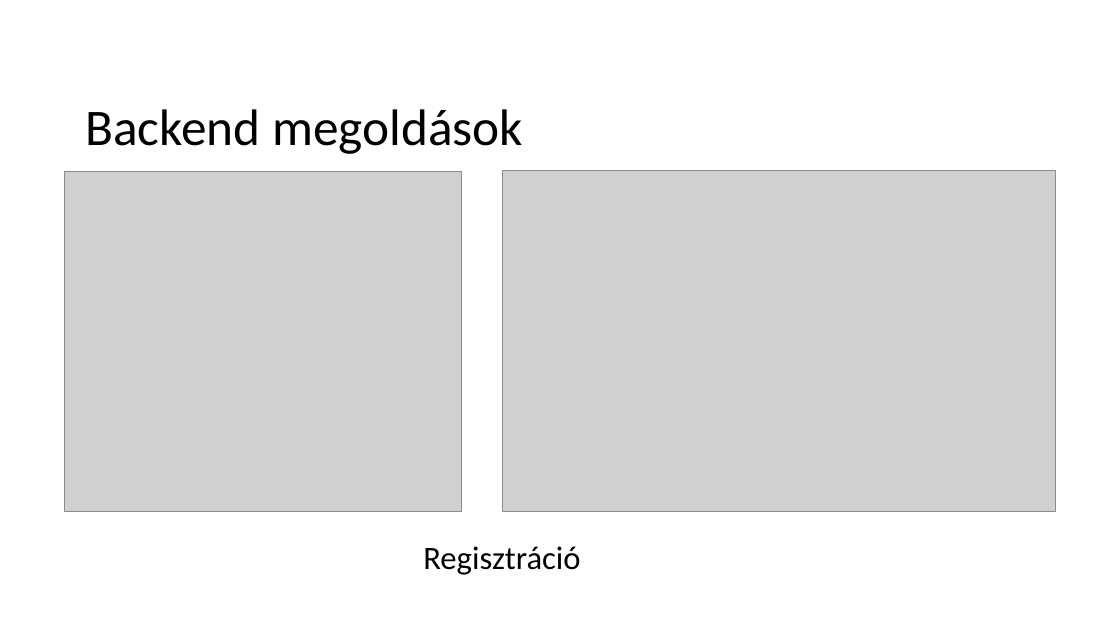
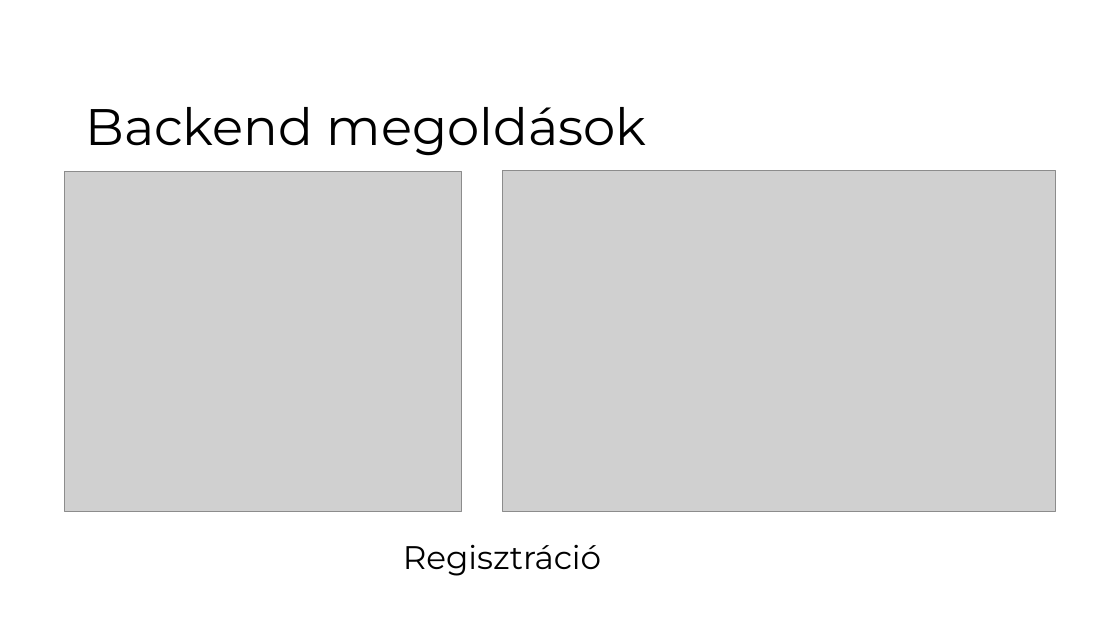
Before and after one commit to Azozzer/Projetkmunka-1-2, a slide deck: slide 6 of SZE_tantargyi_tudasbazis.pptx. Drawn at 1120x630 pixels with LibreOffice and Linux fonts; fonts in the diff are those of the drawing; grey boxes stand for pictures; background and template pictures are left out. Boxes give left, top, right and bottom in pixels: in the first picture for what was removed or moved away, otherwise in the second. Text is boxed around its words. In the diff, an @@ line names an element or a change of style, - is before the commit and + after.

```diff
--- a/SZE_tantargyi_tudasbazis.pptx
+++ b/SZE_tantargyi_tudasbazis.pptx
@@ title "Backend megoldások" at (85,107,647,156): font Calibri to Montserrat @@
@@ text "Regisztráció" at (403,544,601,576): font Calibri to Montserrat @@
```
Also in this commit, not shown: 6 other slides changed.
